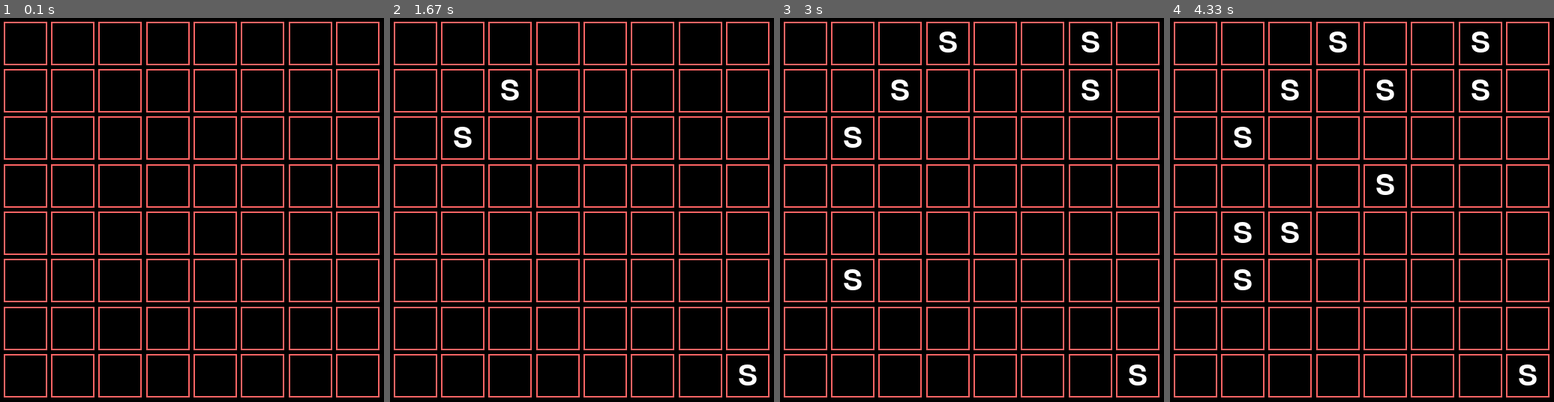
Above: before the commit, frames 1-4 (left to right).
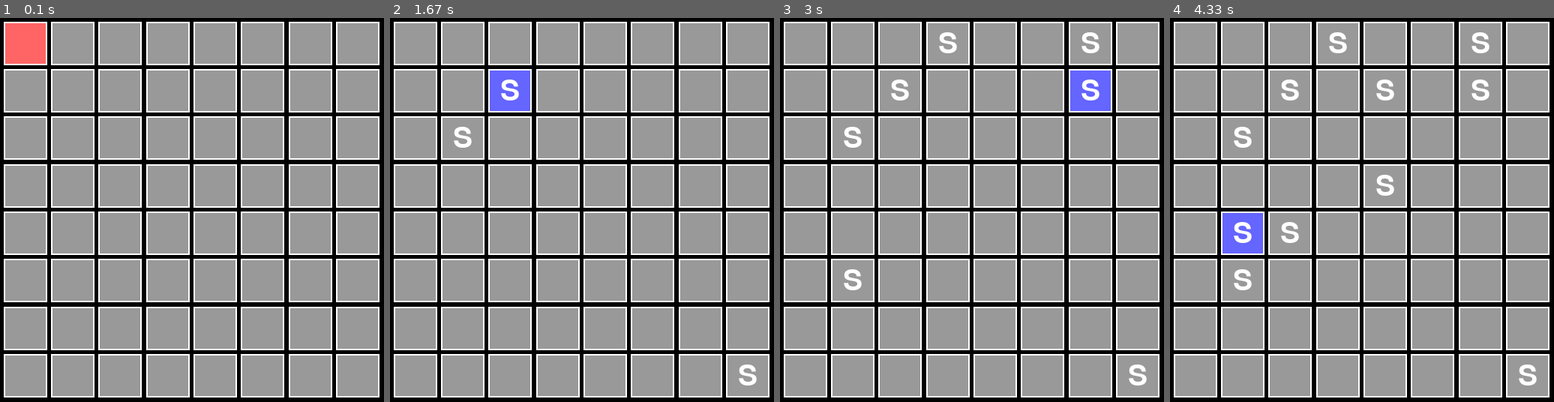
Above: after the commit, the same moments.

Repository: icaru52/sos-project-python
Game: pygame game, started from src/main.py
The game is run twice, just before and just after one commit, with the same random seed, the same clock (stepped at 60 frames per second) and the same inputs.
Inputs (mouse positions are in pixels of both pictures, inside the frame that each line leads up to):
- Up to frame 1 (0.1 s): no input
- Up to frame 2 (1.67 s): press the mouse at (747, 233) at 0.37 s; move the mouse to (605, 194) at 0.47 s; release the mouse at (462, 152) at 0.6 s; press the mouse at (605, 44) at 0.7 s; move the mouse to (555, 56) at 0.8 s; release the mouse at (505, 71) at 0.93 s; press the mouse at (462, 137) at 1.03 s; move the mouse to (593, 244) at 1.13 s; release the mouse at (727, 355) at 1.27 s; click (520, 83) at 1.38 s
- Up to frame 3 (3 s): press the mouse at (899, 186) at 1.7 s; move the mouse to (883, 229) at 1.8 s; release the mouse at (864, 271) at 1.93 s; press the mouse at (852, 186) at 2.03 s; move the mouse to (983, 125) at 2.13 s; release the mouse at (1114, 64) at 2.27 s; press the mouse at (852, 90) at 2.37 s; move the mouse to (902, 79) at 2.47 s; release the mouse at (956, 67) at 2.6 s; press the mouse at (1041, 233) at 2.7 s; move the mouse to (1056, 167) at 2.8 s; release the mouse at (1068, 102) at 2.93 s
- Up to frame 4 (4.33 s): press the mouse at (1196, 186) at 3.03 s; move the mouse to (1292, 186) at 3.13 s; release the mouse at (1392, 186) at 3.27 s; press the mouse at (1385, 44) at 3.37 s; move the mouse to (1335, 133) at 3.47 s; release the mouse at (1281, 225) at 3.6 s; press the mouse at (1527, 137) at 3.7 s; move the mouse to (1454, 121) at 3.8 s; release the mouse at (1381, 102) at 3.93 s; press the mouse at (1338, 137) at 4.03 s; move the mouse to (1281, 194) at 4.13 s; release the mouse at (1219, 248) at 4.27 s

The runs differ from the first frame. In frame 1, 82% of the frame differs, in the area x 0-99%, y 0-99%; in frame 2, 82%; in frame 3, 81%; in frame 4, 81%.

Commit message:
hover hilighting

Diff:
--- a/src/board.py
+++ b/src/board.py
@@ -356,7 +356,6 @@
         if self.out_of_bounds(col, row):
             return sos_list
 
-
         offsets = ((-1,-1), # north west
                    ( 0,-1), # north
                    ( 1,-1), # north east
--- a/src/game.py
+++ b/src/game.py
@@ -27,7 +27,7 @@
     return math.atan2(p1[1] - p2[1], p1[0] - p2[0])
 
 def draw_nice_line(surface: pygame.Surface,
-                   color: Sequence,
+                   color: Sequence[int],
                    start_pos: Sequence,
                    end_pos: Sequence,
                    width: float) -> pygame.Rect:
@@ -136,20 +136,26 @@
         for row in range(self.board.num_rows):
             for col in range(self.board.num_cols):
 
-                cell_x = x_offset + (self.cell_size + self.gap_size)*col
-                cell_y = y_offset + (self.cell_size + self.gap_size)*row
-
-                pygame.draw.rect(self.surface,
-                                 (255, 100, 100),
-                                 [cell_x, cell_y,
-                                  self.cell_size, self.cell_size],
-                                 2)
+                cell_rect = pygame.Rect(x_offset + (self.cell_size + self.gap_size)*col,
+                                        y_offset + (self.cell_size + self.gap_size)*row,
+                                        self.cell_size,
+                                        self.cell_size)
+
+                hilight_color = pygame.Color(0, 0, 0)
+                if cell_rect.collidepoint(pygame.mouse.get_pos()):
+                    hilight_color.hsla = (self.board.players[self.board.turn].hue, 100, 70, 100)
+                else:
+                    hilight_color.hsla = (0, 0, 60, 100)
+
+                pygame.draw.rect(self.surface, hilight_color, cell_rect)
+
+                pygame.draw.rect(self.surface, (255, 255, 255), cell_rect, 2)
 
                 font = pygame.font.SysFont(None, int(self.cell_size))
                 text = font.render(self.board.get_char(col, row), 1, (255, 255, 255))
-                self.surface.blit(text,
-                                  (cell_x + (self.cell_size - text.get_size()[0]) / 2,
-                                   cell_y + (self.cell_size - text.get_size()[1]) / 2))
+
+                self.surface.blit(text, text.get_rect(center=cell_rect.center))
+
         self.draw_sos_list()
 
     def draw_sos_list(self) -> None:
@@ -161,7 +167,7 @@
                            line_color,
                            [(i + 0.5) * self.cell_size + (i + 1) * self.gap_size for i in sos.p1],
                            [(i + 0.5) * self.cell_size + (i + 1) * self.gap_size for i in sos.p2],
-                           math.ceil(self.size * 0.01))
+                           max(1, self.size * 0.01))
 
     def menu_clicks(self, pos: Sequence, button: int = 1) -> None:
         print("menu click handling not implemented")
